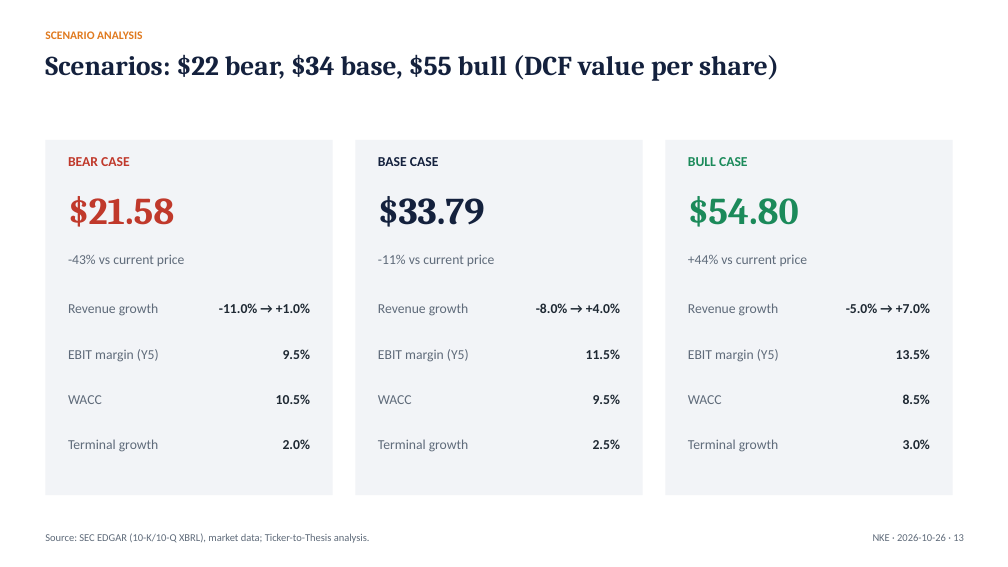
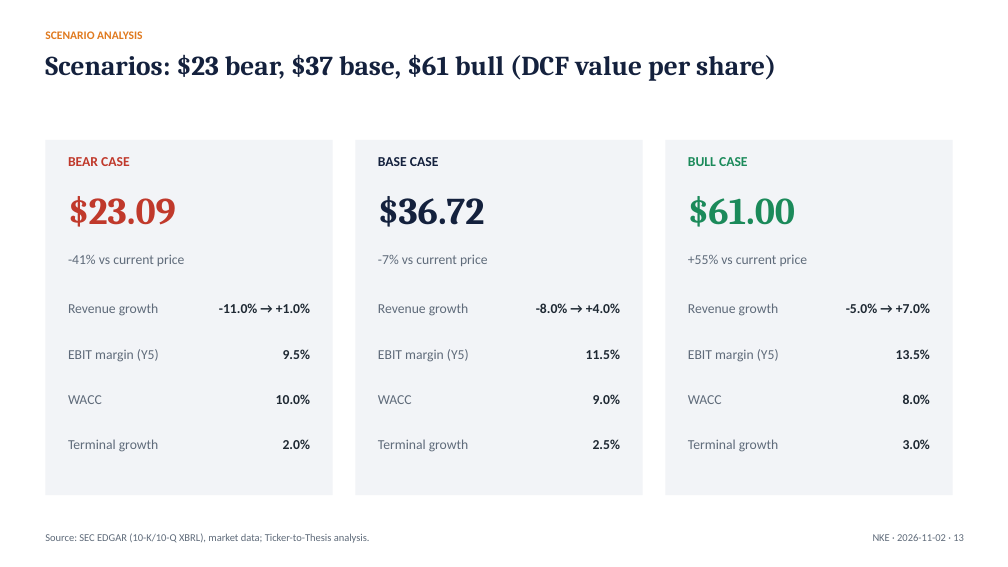
Before and after one commit to Abhishek10-r/ticker-to-thesis, a slide deck: slide 13 of examples/nike/latest/NKE_pitch_deck.pptx. Drawn at 1008x567 pixels with LibreOffice and Linux fonts; fonts in the diff are those of the drawing. Boxes give left, top, right and bottom in pixels: in the first picture for what was removed or moved away, otherwise in the second. Text is boxed around its words. In the diff, an @@ line names an element or a change of style, - is before the commit and + after.

```diff
--- a/examples/nike/latest/NKE_pitch_deck.pptx
+++ b/examples/nike/latest/NKE_pitch_deck.pptx
@@ text at <box>45,54,776,81</box>: text changed @@
-Scenarios: $22 bear, $34 base, $55 bull (DCF value per share)
+Scenarios: $23 bear, $37 base, $61 bull (DCF value per share)
@@ text at <box>68,196,176,227</box>: text changed @@
-$21.58
+$23.09
@@ text at <box>378,196,485,227</box>: text changed @@
-$33.79
+$36.72
@@ text at <box>688,196,795,227</box>: text changed @@
-$54.80
+$61.00
@@ text at <box>68,254,185,266</box>: text changed @@
--43% vs current price
+-41% vs current price
@@ text at <box>378,254,488,266</box>: text changed @@
--11% vs current price
+-7% vs current price
@@ text at <box>688,255,808,266</box>: text changed @@
-+44% vs current price
++55% vs current price
@@ text at <box>276,394,310,404</box>: text changed @@
-10.5%
+10.0%
@@ text at <box>593,394,620,404</box>: text changed @@
-9.5%
+9.0%
@@ text at <box>903,394,930,404</box>: text changed @@
-8.5%
+8.0%
@@ text at <box>873,534,964,541</box>: text changed @@
-NKE · 2026-10-26 · 13
+NKE · 2026-11-02 · 13
```
Also in this commit, not shown: 14 other slides changed, 4 other files.
